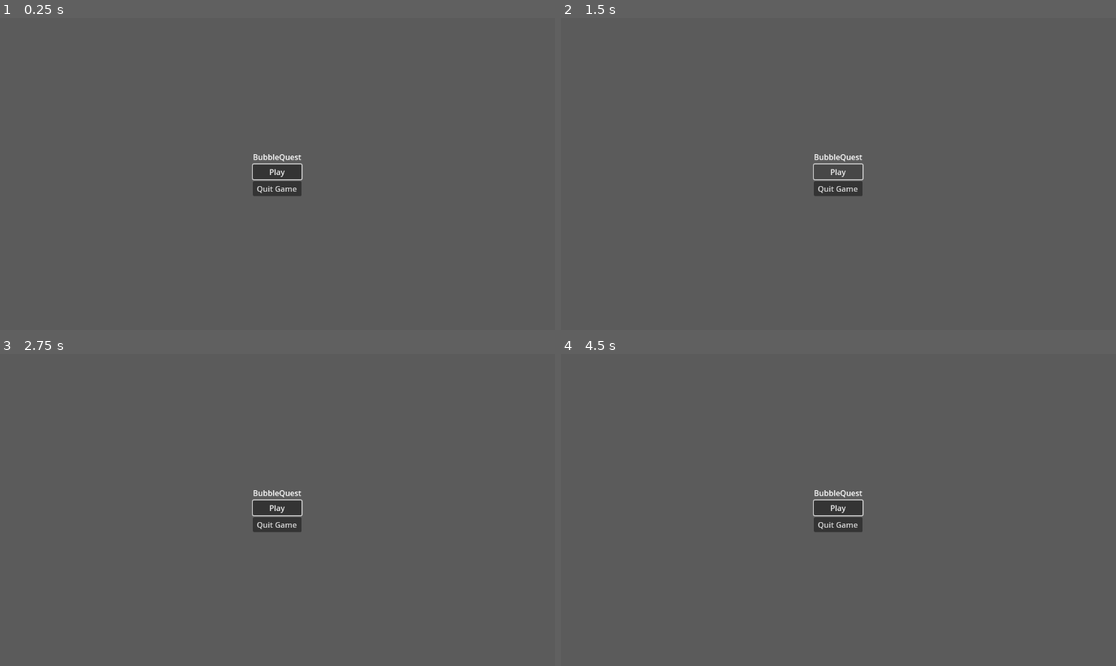
Above: before the commit, frames 1-4 (two rows, left to right).
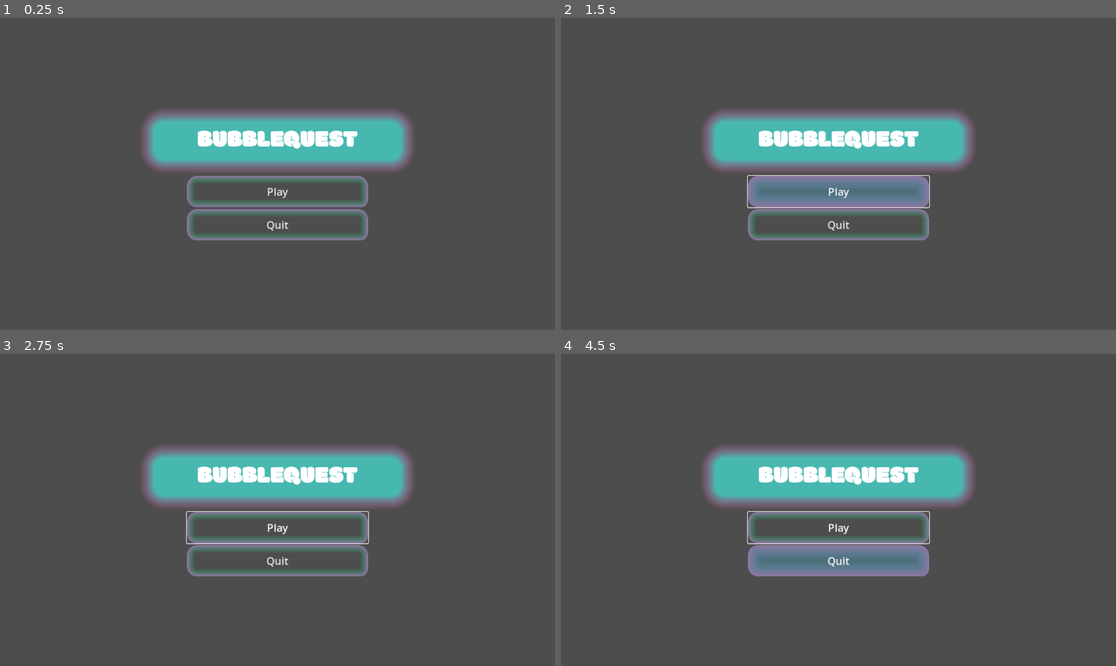
Above: after the commit, the same moments.

Repository: ThePeachyOne/GGJ2025
Game: Godot game, scene res://scenes/MainMenu.tscn
The game is run twice, just before and just after one commit, with the same random seed, the same clock (stepped at 60 frames per second) and the same inputs. This scene is started directly instead of the project's main scene.
Inputs (mouse positions are in pixels of both pictures, inside the frame that each line leads up to):
- Up to frame 1 (0.25 s): no input
- Up to frame 2 (1.5 s): click "Play" at 0.5 s; click "Play" at 1.25 s
- Up to frame 3 (2.75 s): tap Enter at 2 s; move the mouse to (399, 494) at 2.02 s; hold D (Walk_Right) from 2.03 s (still down); hold E (Interact) from 2.03 s (still down); tap Space (Jump) at 2.27 s
- Up to frame 4 (4.5 s): tap Space (Jump) at 2.75, 3.02, 4.25 s; move the mouse to (727, 525) at 2.77 s; release D (Walk_Right) at 2.78 s; release E (Interact) at 2.78 s; hold S (Walk_Backwards) 2.78-3.53 s; tap 1 (Select_Number) at 2.85 s; tap Enter at 3.5 s; move the mouse to (894, 441) at 3.52 s; hold D (Walk_Right) 3.53-4.28 s; tap Q at 3.6 s; move the mouse to (810, 572) at 4.27 s; hold W (Walk_Forward) from 4.28 s (still down); tap 2 at 4.35 s

The runs differ from the first frame. In frame 1, 11% of the frame differs, in the area x 26-74%, y 30-72%; in frame 2, 13%; in frame 3, 11%; in frame 4, 13%.

Commit message:
BaseMenu laid out

Diff:
--- a/bubblequest/scenes/MainMenu.tscn
+++ b/bubblequest/scenes/MainMenu.tscn
@@ -1,7 +1,10 @@
-[gd_scene load_steps=3 format=3 uid="uid://b7grgf8ndq2cf"]
+[gd_scene load_steps=4 format=3 uid="uid://b7grgf8ndq2cf"]
 
-[ext_resource type="Script" path="res://DogsToolkit/BaseMenu.gd" id="1_fbf4g"]
-[ext_resource type="PackedScene" uid="uid://beu4ays7fse4n" path="res://scenes/Bubbleton.tscn" id="2_7vbfr"]
+[ext_resource type="Theme" uid="uid://dpg2x1a15e835" path="res://assets/main_menu_theme.tres" id="1_hijcw"]
+
+[sub_resource type="StyleBoxEmpty" id="StyleBoxEmpty_rs4gm"]
+
+[sub_resource type="StyleBoxEmpty" id="StyleBoxEmpty_sl20y"]
 
 [node name="BaseMenu" type="Control"]
 process_mode = 3
@@ -11,6 +14,64 @@
 anchor_bottom = 1.0
 grow_horizontal = 2
 grow_vertical = 2
-script = ExtResource("1_fbf4g")
-HeaderText = "BubbleQuest"
-NextScene = ExtResource("2_7vbfr")
+theme = ExtResource("1_hijcw")
+
+[node name="HBoxContainer" type="HBoxContainer" parent="."]
+layout_mode = 1
+anchors_preset = 15
+anchor_right = 1.0
+anchor_bottom = 1.0
+grow_horizontal = 2
+grow_vertical = 2
+
+[node name="VSeparator" type="VSeparator" parent="HBoxContainer"]
+layout_mode = 2
+size_flags_horizontal = 3
+theme_override_styles/separator = SubResource("StyleBoxEmpty_rs4gm")
+
+[node name="VBoxContainer" type="VBoxContainer" parent="HBoxContainer"]
+layout_mode = 2
+size_flags_horizontal = 3
+size_flags_vertical = 4
+size_flags_stretch_ratio = 2.0
+
+[node name="Label" type="Label" parent="HBoxContainer/VBoxContainer"]
+layout_mode = 2
+text = "BUBBLEQUEST"
+horizontal_alignment = 1
+vertical_alignment = 1
+
+[node name="HBoxContainer" type="HBoxContainer" parent="HBoxContainer/VBoxContainer"]
+layout_mode = 2
+
+[node name="VSeparator" type="VSeparator" parent="HBoxContainer/VBoxContainer/HBoxContainer"]
+layout_mode = 2
+size_flags_horizontal = 3
+theme_override_styles/separator = SubResource("StyleBoxEmpty_rs4gm")
+
+[node name="VBoxContainer" type="VBoxContainer" parent="HBoxContainer/VBoxContainer/HBoxContainer"]
+layout_mode = 2
+size_flags_horizontal = 3
+size_flags_stretch_ratio = 4.0
+
+[node name="MarginContainer" type="MarginContainer" parent="HBoxContainer/VBoxContainer/HBoxContainer/VBoxContainer"]
+layout_mode = 2
+
+[node name="Play" type="Button" parent="HBoxContainer/VBoxContainer/HBoxContainer/VBoxContainer/MarginContainer"]
+layout_mode = 2
+text = "Play
+"
+
+[node name="Quit" type="Button" parent="HBoxContainer/VBoxContainer/HBoxContainer/VBoxContainer"]
+layout_mode = 2
+text = "Quit"
+
+[node name="VSeparator2" type="VSeparator" parent="HBoxContainer/VBoxContainer/HBoxContainer"]
+layout_mode = 2
+size_flags_horizontal = 3
+theme_override_styles/separator = SubResource("StyleBoxEmpty_rs4gm")
+
+[node name="VSeparator2" type="VSeparator" parent="HBoxContainer"]
+layout_mode = 2
+size_flags_horizontal = 3
+theme_override_styles/separator = SubResource("StyleBoxEmpty_sl20y")
